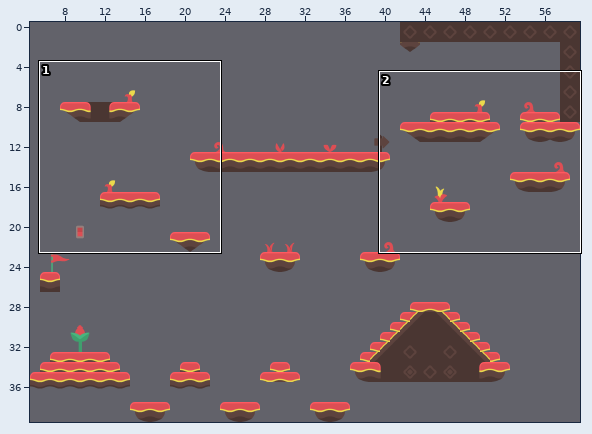
Tiled map: ProyectosHito2/KOTJ_CargaMapas/resources/mapas/mapaMar.tmx. Above, an overview of the earlier version with the close-up marked.
Close-up. First the earlier version:
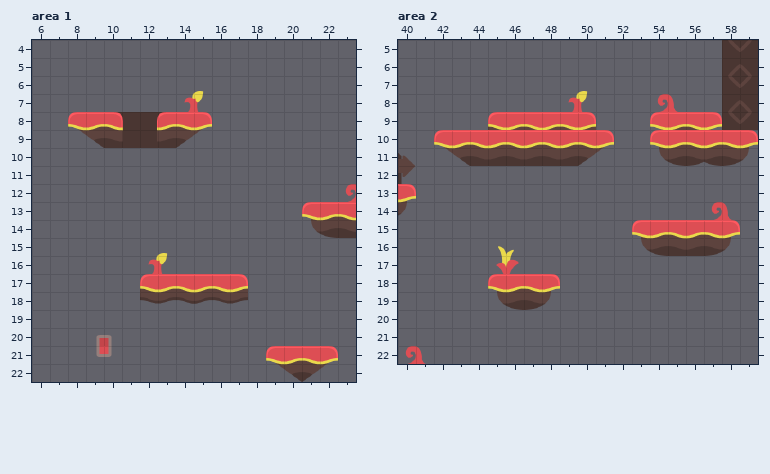
Cells are 32x32 px. Shown: area 1 x 6..23, y 4..22; area 2 x 40..59, y 5..22. The commit also changed other parts of the map, which this record leaves out.
The result:
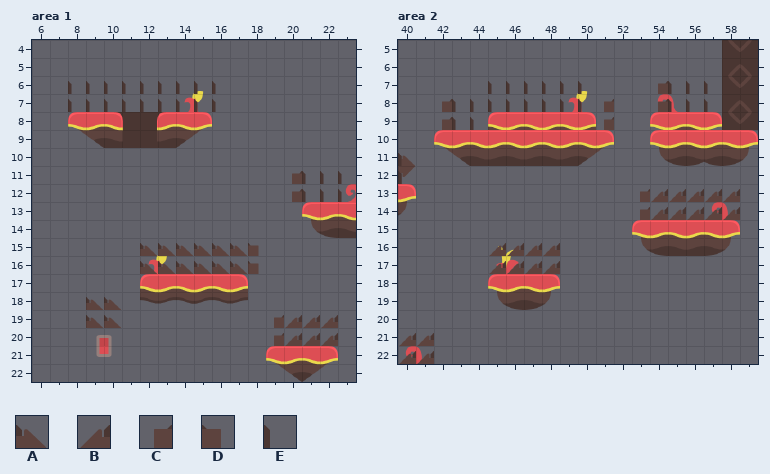
Key: from "tilesheet_complete": A 913, B 914, C 916, D 919, E 921.
_ is an empty cell.
Tiles of an added or newly shown layer are drawn over the layers below it.
Difference:
Layer "IA subir" (now shown), area 1:
Tile A now appears in rows 15 to 16 at x 12 to 17; in rows 18 to 19 at x 9 to 10.
Tile B now appears in rows 19 to 20 at x 20 to 22.
Tile C now appears in rows 11 to 12 at x 20; in rows 19 to 20 at x 19.
Tile D now appears in rows 15 to 16 at x 18.
Tile E now appears in rows 6 to 7 at x 8 to 16; in rows 11 to 12 at x 21 to 23.
Layer "IA subir" (now shown), area 2:
Tile B now appears in rows 13 to 14 at x 54 to 58; in rows 16 to 17 at x 45 to 48; in rows 21 to 22 at x 40 to 41.
Tile C now appears in row 7 at x 54; in row 8 at x 42, 51 and 54; in row 9 at x 42 and 51; in rows 13 to 14 at x 53.
Tile E now appears in row 7 at x 45 to 50 and 55 to 57; in row 8 at x 43 to 50 and 55 to 57; in row 9 at x 43 to 44.
